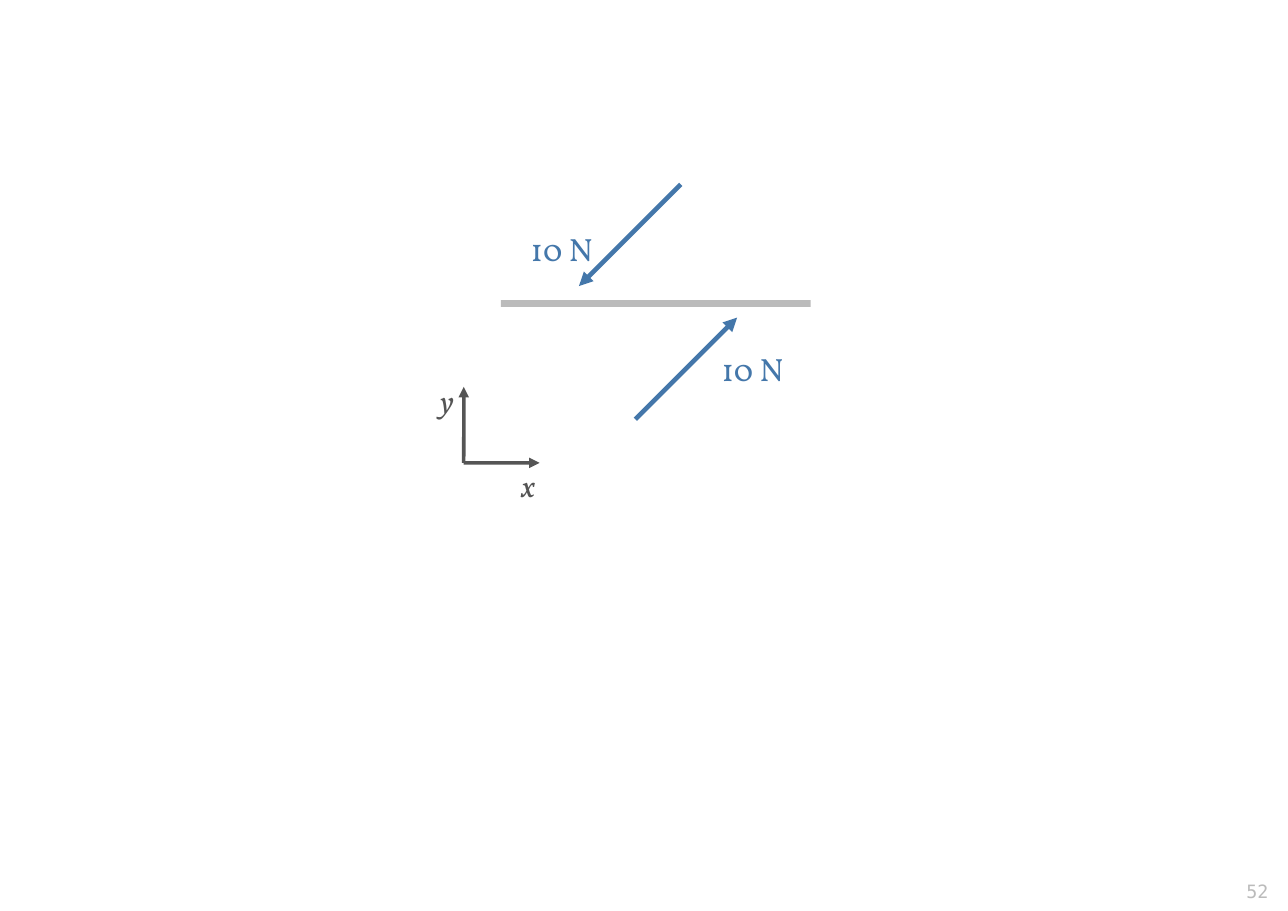
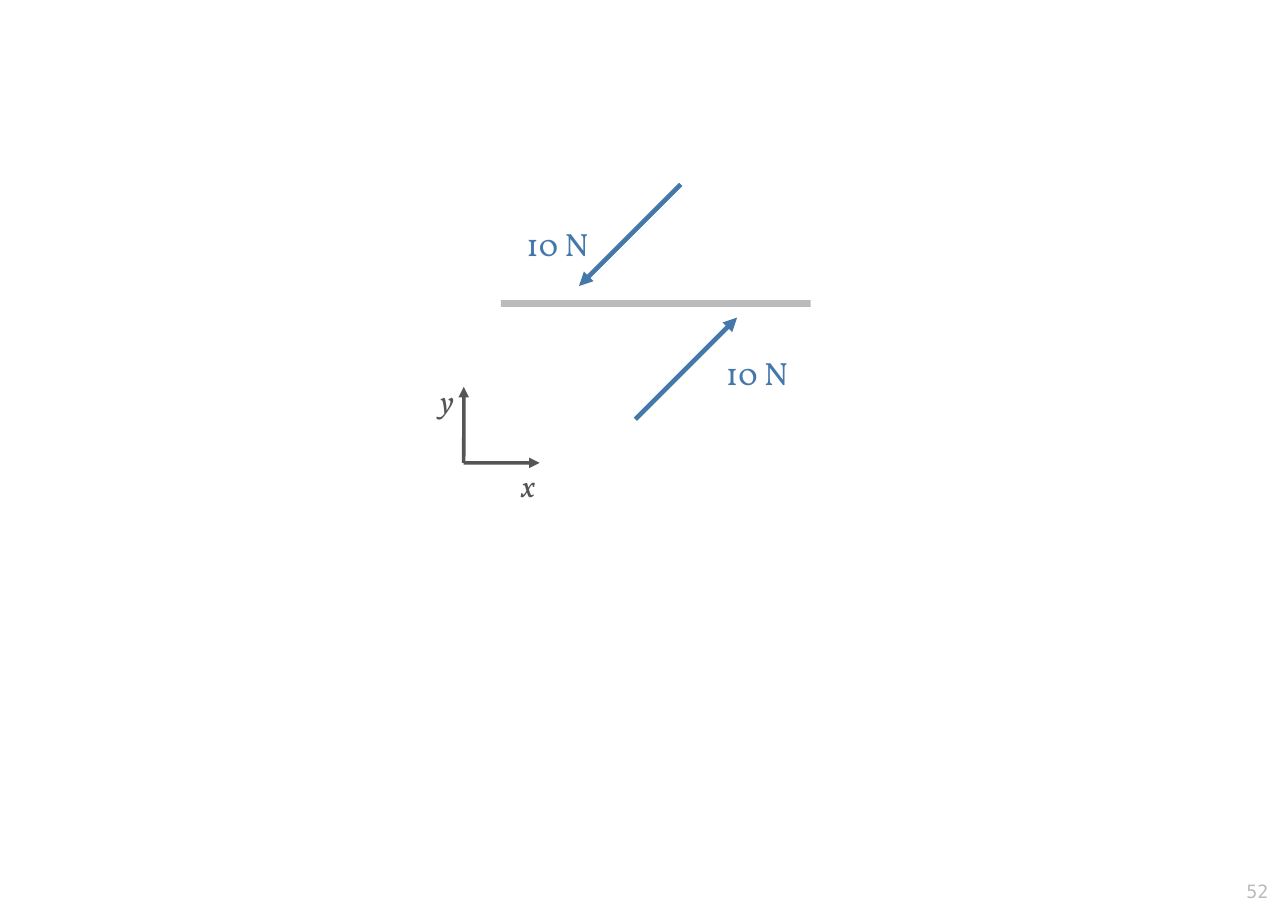
Before and after one commit to pglpm/7wonders, a slide deck: slide 52 of drawings.odp. Drawn at 1288x911 pixels with LibreOffice and Linux fonts; fonts in the diff are those of the drawing. Boxes give left, top, right and bottom in pixels: in the first picture for what was removed or moved away, otherwise in the second. Text is boxed around its words. In the diff, an @@ line names an element or a change of style, - is before the commit and + after.

```diff
--- a/drawings.odp
+++ b/drawings.odp
@@ text "10 N" rewrapped from (x1=531, y1=239, x2=593, y2=276) to (x1=526, y1=234, x2=589, y2=257) @@
@@ text "10 N" moved from (x1=722, y1=359, x2=784, y2=382) to (x1=726, y1=363, x2=788, y2=386) @@
```
Also in this commit, not shown: 1 other file.
